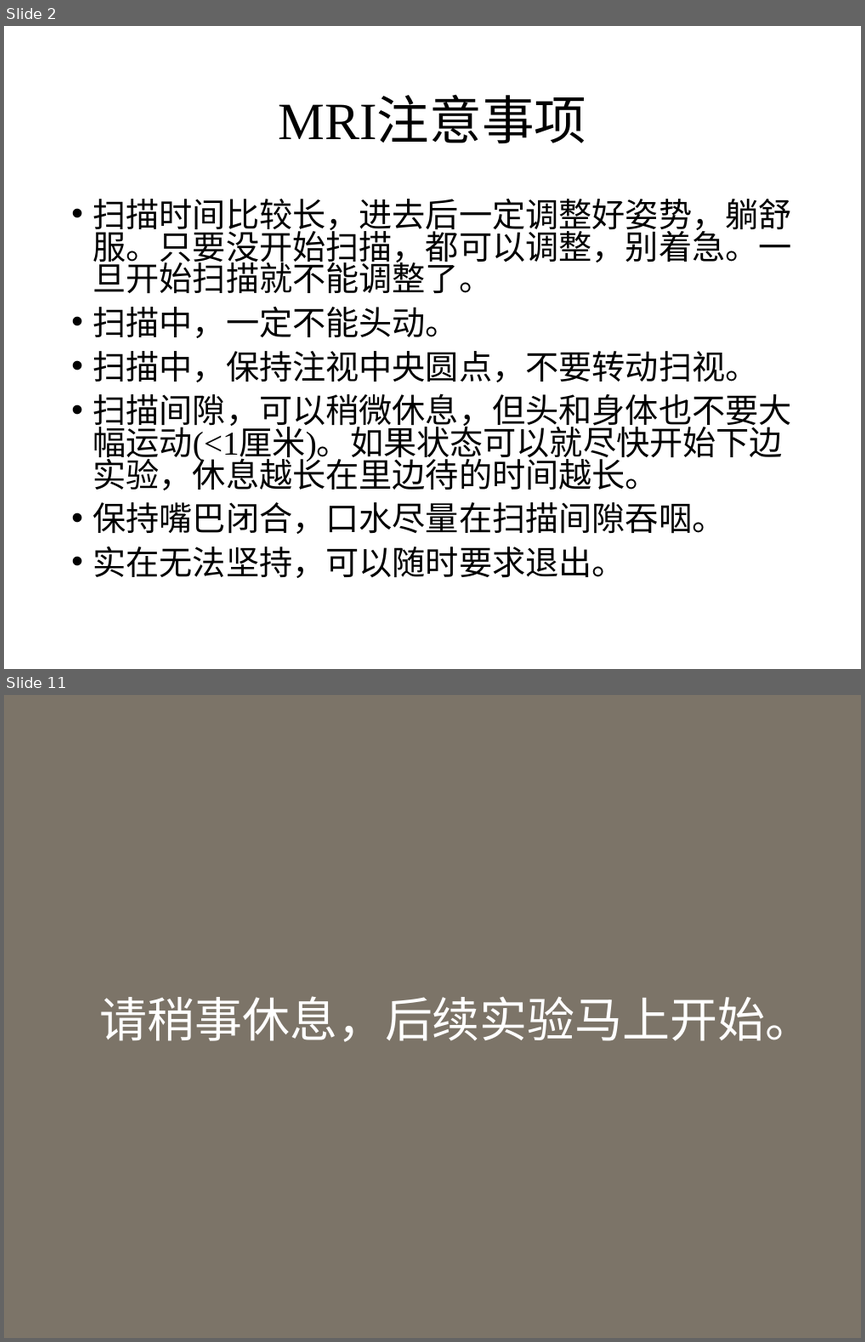
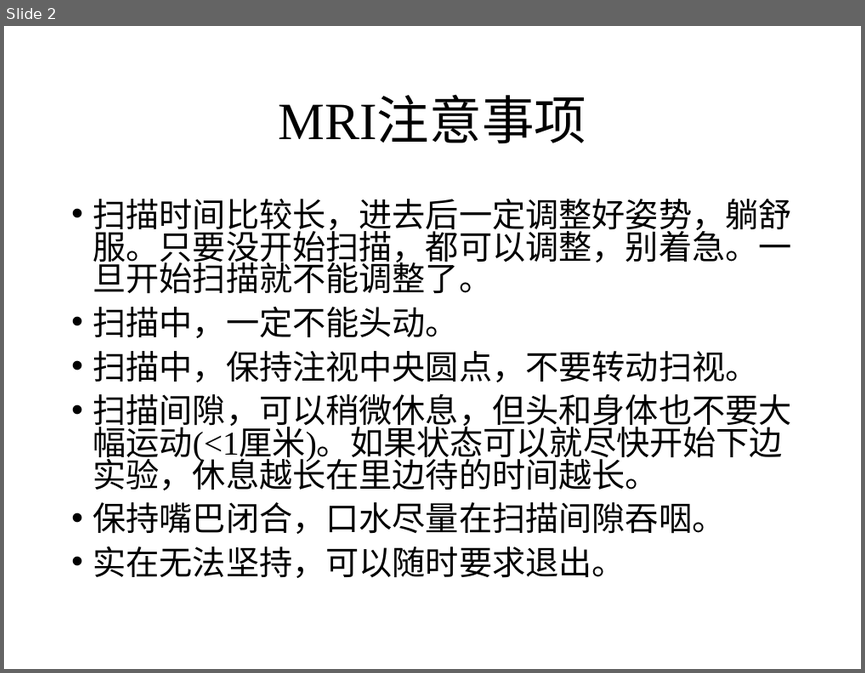
Before and after one commit to Yuxuan-Dai-psycho/NaturalVisionProject, a slide deck: action/instruction/instruction.pptx. Shown one above the other, each under a label of ours: slides 2 and 11 before the commit, slide 2 after it; the slides between them are not shown. The pictures are 865x1342 and 865x673 pixels, drawn with LibreOffice and Linux fonts; fonts in the diff are those of the drawing. Boxes give left, top, right and bottom in pixels: in the first picture for what was removed or moved away, otherwise in the second. Text is boxed around its words. In the diff, an @@ line names an element or a change of style, - is before the commit and + after.

```diff
--- a/action/instruction/instruction.pptx
+++ b/action/instruction/instruction.pptx
@@ slide 11 removed at bbox=[4, 695, 861, 1338], background #7C7468 @@
@@ text removed at bbox=[99, 996, 812, 1042] @@
-请稍事休息，后续实验马上开始。
```
Also in this commit, not shown: 8 slides changed, 6 other slides removed, 8 other files.
